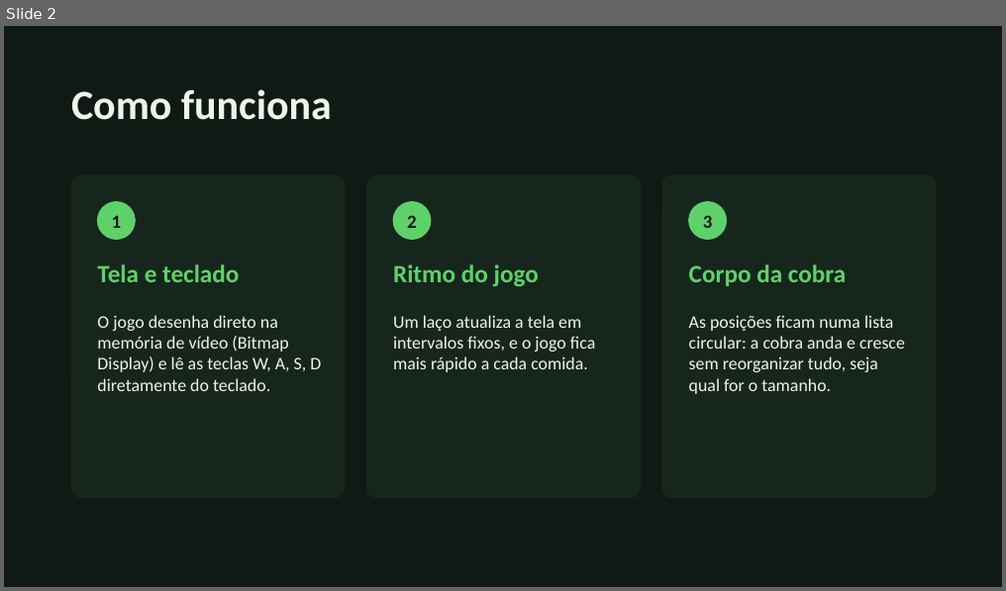
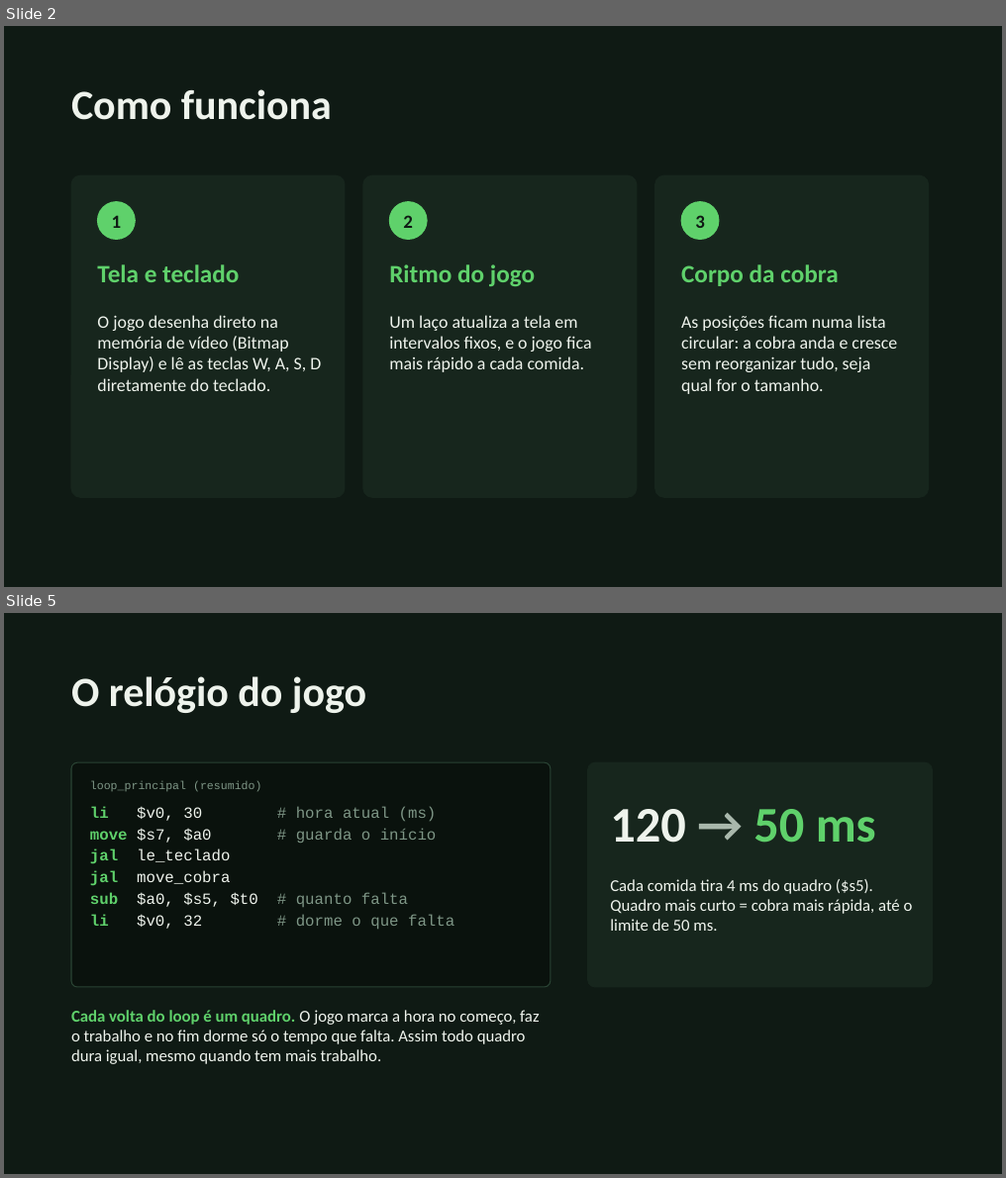
Before and after one commit to Gabrielhyds/snake-game-mips, a slide deck: apresentacao.pptx. Shown one above the other, each under a label of ours: slide 2 before the commit, slides 2 and 5 after it; the slides between them are not shown. The pictures are 1006x591 and 1006x1178 pixels, drawn with LibreOffice and Linux fonts; fonts in the diff are those of the drawing. Boxes give left, top, right and bottom in pixels: in the first picture for what was removed or moved away, otherwise in the second. Text is boxed around its words. In the diff, an @@ line names an element or a change of style, - is before the commit and + after.

```diff
--- a/apresentacao.pptx
+++ b/apresentacao.pptx
@@ slide 5 added at (x1=4, y1=613, x2=1002, y2=1174), background #0F1A14 @@
@@ text added at (x1=71, y1=676, x2=366, y2=713), 40 pt, text #EEF3EC, bold @@
+O relógio do jogo
@@ rounded rectangle added at (x1=71, y1=762, x2=550, y2=987), fill #0A120D, outline #2A4434 1 pt @@
@@ text added at (x1=90, y1=781, x2=261, y2=792), 11 pt, text #7E9686 @@
+loop_principal (resumido)
@@ rounded rectangle added at (x1=588, y1=762, x2=933, y2=987), fill #17261D, outline #17261D 1 pt @@
@@ text added at (x1=90, y1=806, x2=454, y2=929), 15 pt, text #7E9686 @@
+li $v0, 30 # hora atual (ms)
+move $s7, $a0 # guarda o início
+jal le_teclado
+jal move_cobra
+sub $a0, $s5, $t0 # quanto falta
+li $v0, 32 # dorme o que falta
@@ text added at (x1=610, y1=809, x2=876, y2=843), 48 pt, text #5FD16B, bold @@
+120 → 50 ms
@@ text added at (x1=610, y1=879, x2=913, y2=931), 16 pt, text #EEF3EC @@
+Cada comida tira 4 ms do quadro ($s5). Quadro mais curto = cobra mais rápida, até o limite de 50 ms.
@@ text added at (x1=71, y1=1010, x2=539, y2=1064), 16 pt, text #EEF3EC @@
+Cada volta do loop é um quadro. O jogo marca a hora no começo, faz o trabalho e no fim dorme só o tempo que falta. Assim todo quadro dura igual, mesmo quando tem mais trabalho.
@@ slide 2 changed as well @@
@@ 3 texts, 2 rounded rectangles, 1 ellipse moved together from (x1=367, y1=175, x2=936, y2=497) to (x1=363, y1=175, x2=929, y2=497) @@
@@ 3 texts, 1 ellipse moved together from (x1=689, y1=202, x2=905, y2=394) to (x1=681, y1=202, x2=897, y2=394) @@
```
Also in this commit, not shown: 2 other slides changed, 4 other slides added.
